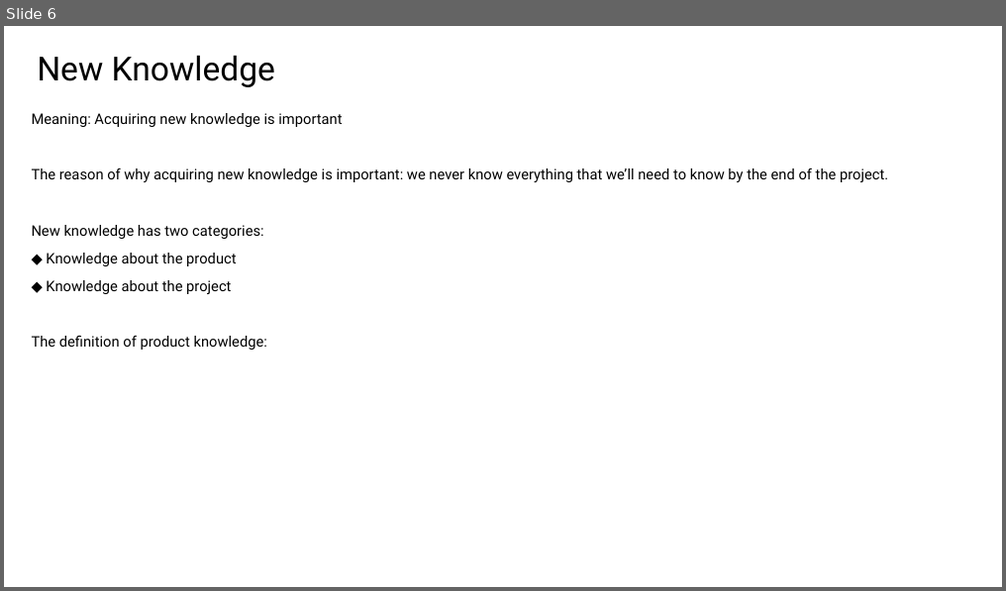
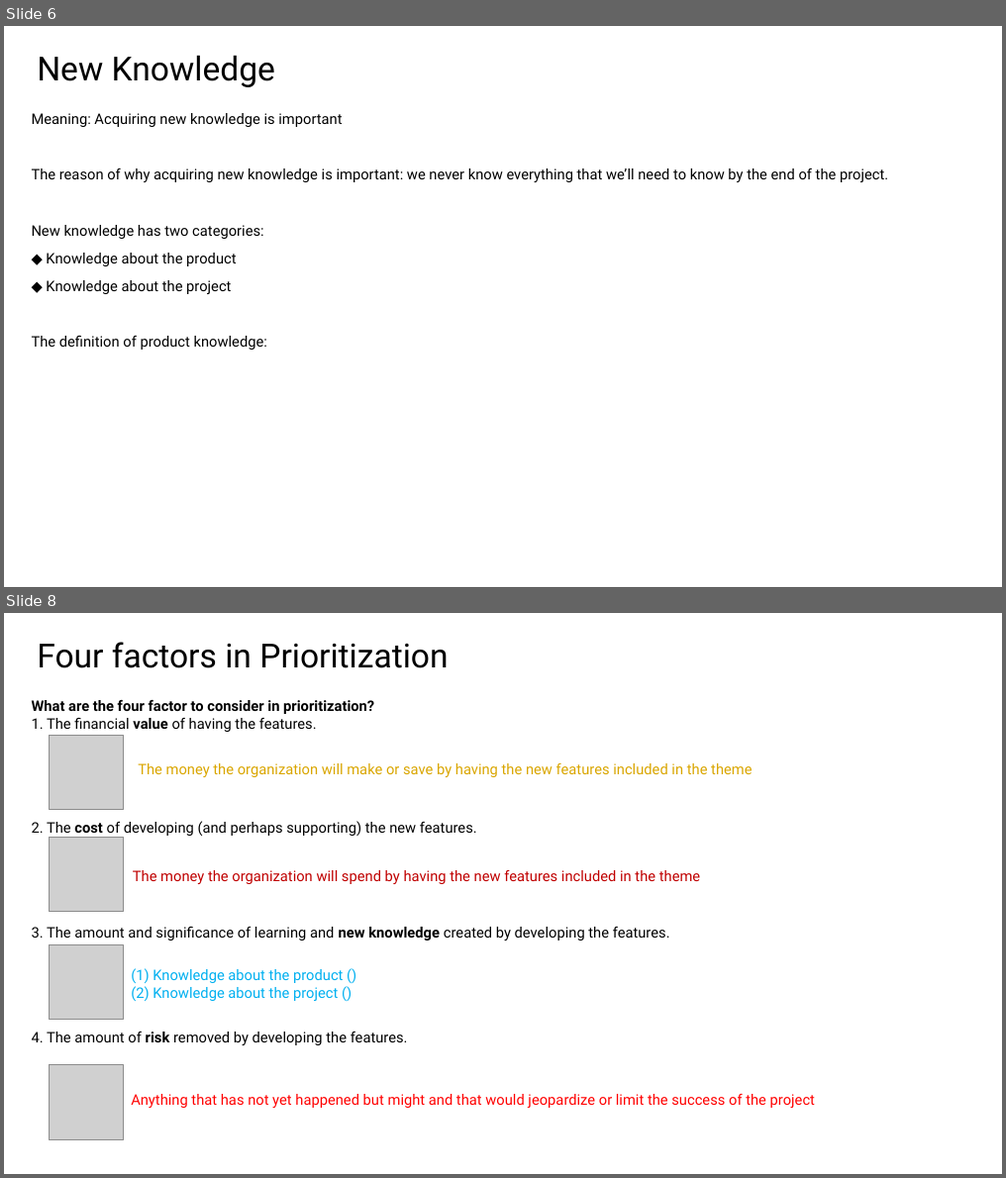
Before and after one commit to yousei-github/StudyNotes, a slide deck: temp/勉強会.pptx. Shown one above the other, each under a label of ours: slide 6 before the commit, slides 6 and 8 after it; the slides between them are not shown. The pictures are 1006x591 and 1006x1178 pixels, drawn with LibreOffice and Linux fonts; fonts in the diff are those of the drawing; grey boxes stand for pictures. Boxes give left, top, right and bottom in pixels: in the first picture for what was removed or moved away, otherwise in the second. Text is boxed around its words. In the diff, an @@ line names an element or a change of style, - is before the commit and + after.

```diff
--- a/temp/勉強会.pptx
+++ b/temp/勉強会.pptx
@@ slide 8 added at (4,613,1002,1174), background #FFFFFF @@
@@ text added at (37,642,448,668), 32 pt, text #000000 @@
+Four factors in Prioritization
@@ text added at (32,700,670,1046), 14 pt, text #000000 @@
+What are the four factor to consider in prioritization?
+1. The financial value of having the features.
+2. The cost of developing (and perhaps supporting) the new features.
+3. The amount and significance of learning and new knowledge created by developing the features.
+4. The amount of risk removed by developing the features.
@@ picture added at (49,735,124,810) @@
@@ text added at (138,763,751,777), 14 pt, text #DAA600 @@
+The money the organization will make or save by having the new features included in the theme
@@ picture added at (49,837,124,912) @@
@@ text added at (133,870,700,884), 14 pt, text #C00000 @@
+The money the organization will spend by having the new features included in the theme
@@ picture added at (49,946,124,1020) @@
@@ text added at (131,968,343,1001), 14 pt, text #00B0F0 @@
+(1) Knowledge about the product ()
+(2) Knowledge about the project ()
@@ picture added at (49,1065,124,1140) @@
@@ text added at (131,1094,815,1108), 14 pt, text #FF0000 @@
+Anything that has not yet happened but might and that would jeopardize or limit the success of the project
```
Also in this commit, not shown: 4 other slides added, 1 other file.
